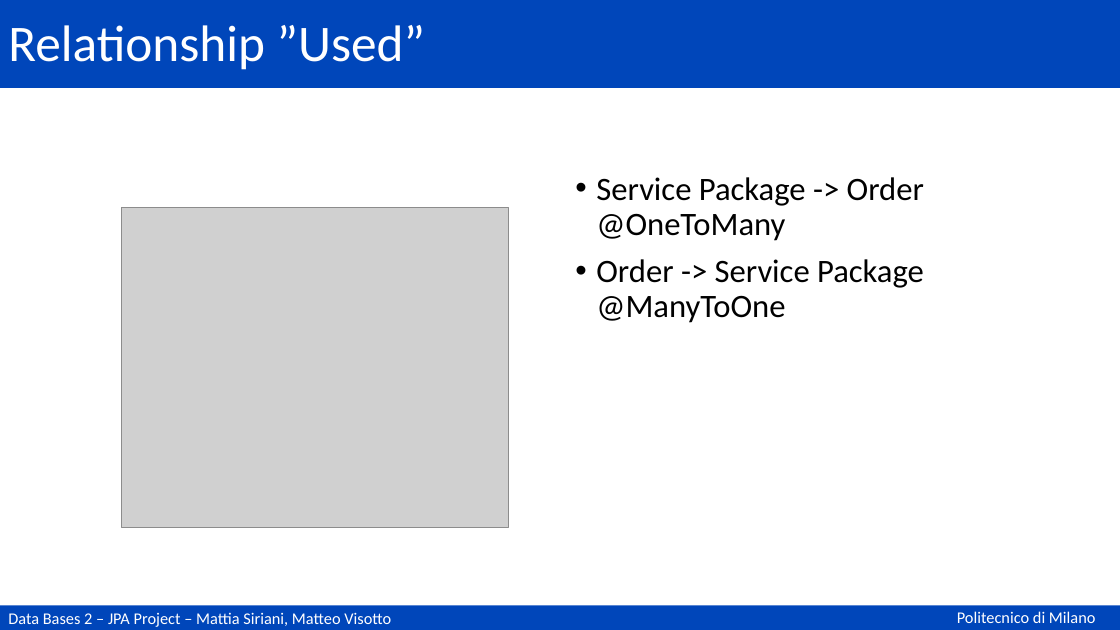
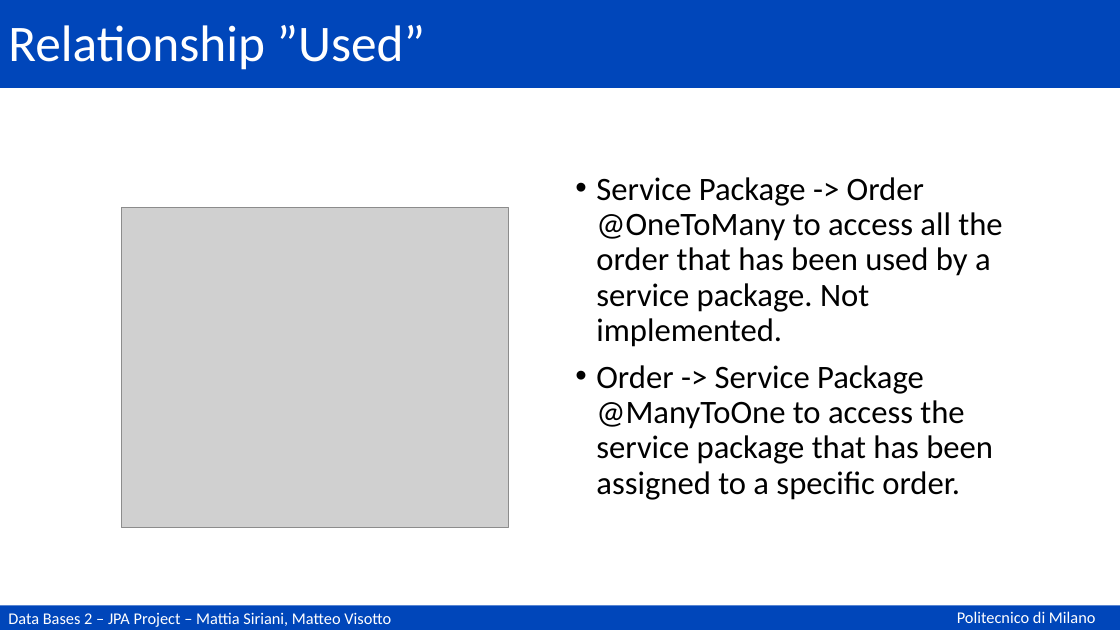
Before and after one commit to matteovisotto/DB2-SirianiVisotto, a slide deck: slide 63 of Documentation.pptx (slide 61 before the commit). Drawn at 1120x630 pixels with LibreOffice and Linux fonts; fonts in the diff are those of the drawing; grey boxes stand for pictures. Boxes give left, top, right and bottom in pixels: in the first picture for what was removed or moved away, otherwise in the second. Text is boxed around its words. In the diff, an @@ line names an element or a change of style, - is before the commit and + after.

```diff
--- a/Documentation.pptx
+++ b/Documentation.pptx
@@ text at (596, 177, 1002, 500): text changed @@
-• Service Package -> Order @OneToMany
-• Order -> Service Package @ManyToOne
+• Service Package -> Order @OneToMany to access all the order that has been used by a service package. Not implemented.
+• Order -> Service Package @ManyToOne to access the service package that has been assigned to a specific order.
```
Also in this commit, not shown: 11 other slides changed, 2 slides added.
